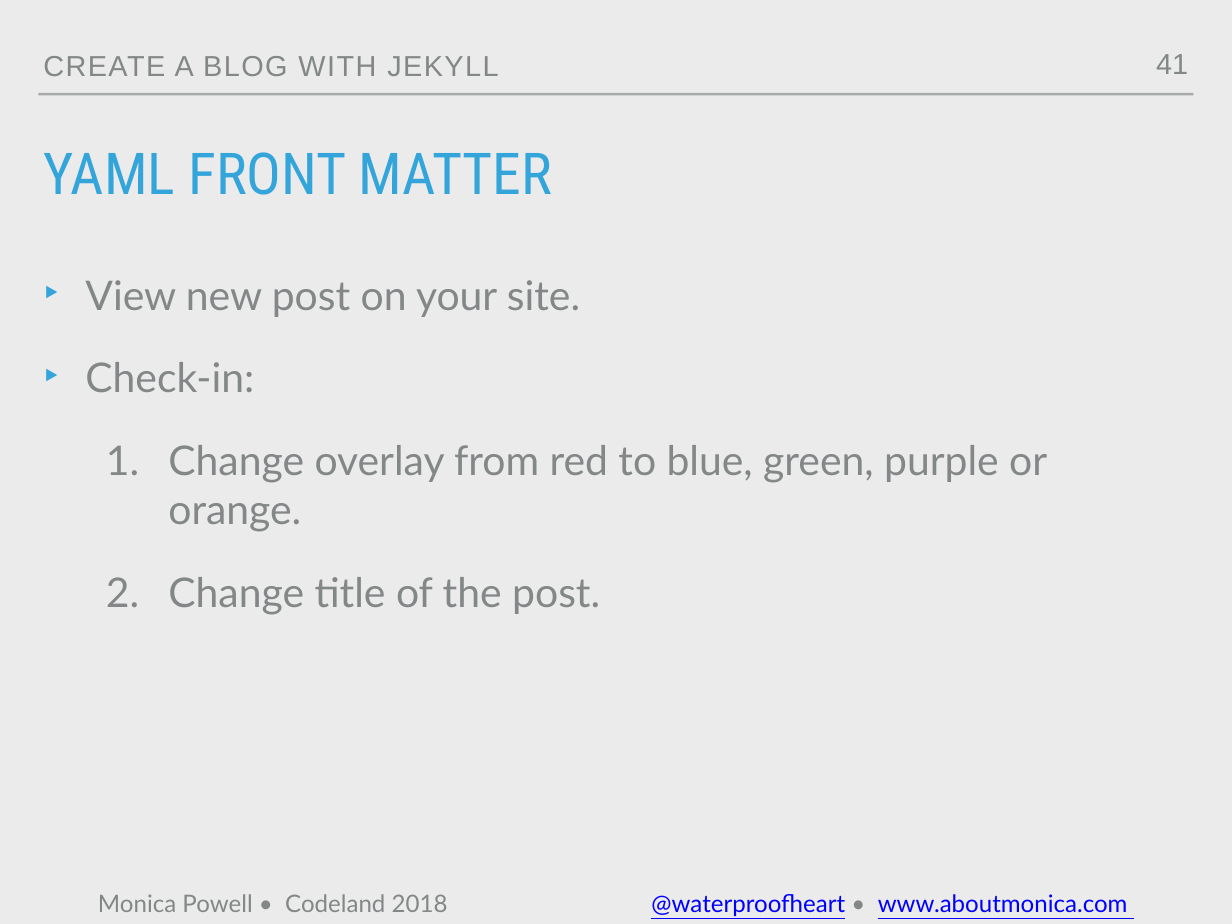
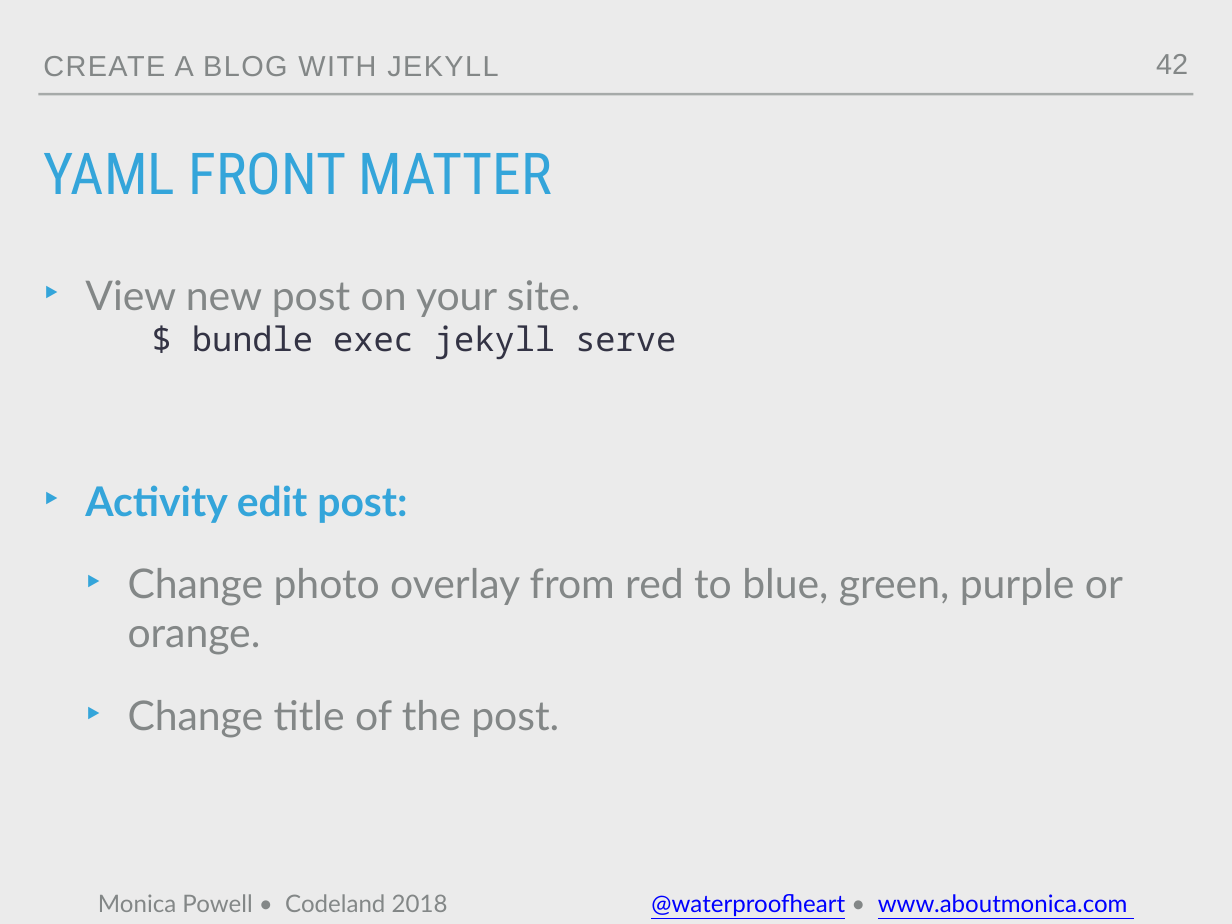
Before and after one commit to M0nica/codeland-workshop, a slide deck: slide 42 of codeland2018.pptx (slide 41 before the commit). Drawn at 1232x924 pixels with LibreOffice and Linux fonts; fonts in the diff are those of the drawing; background and template pictures are left out. Boxes give left, top, right and bottom in pixels: in the first picture for what was removed or moved away, otherwise in the second. Text is boxed around its words. In the diff, an @@ line names an element or a change of style, - is before the commit and + after.

Commit message:
updated formatting of the slides

```diff
--- a/codeland2018.pptx
+++ b/codeland2018.pptx
@@ page number at (x1=1156, y1=54, x2=1188, y2=74): text changed @@
-41
+42
@@ text at (x1=85, y1=325, x2=1123, y2=655): text changed @@
-‣ Check-in:
-  1. Change overlay from red to blue, green, purple or orange.
+          $ bundle exec jekyll serve
+‣ Activity edit post:
+  ‣ Change photo overlay from red to blue, green, purple or orange.
@@ text at (x1=128, y1=700, x2=559, y2=738): bullet 1. to ‣ @@
```
Also in this commit, not shown: 20 other slides changed, 2 slides added, 3 other files.
